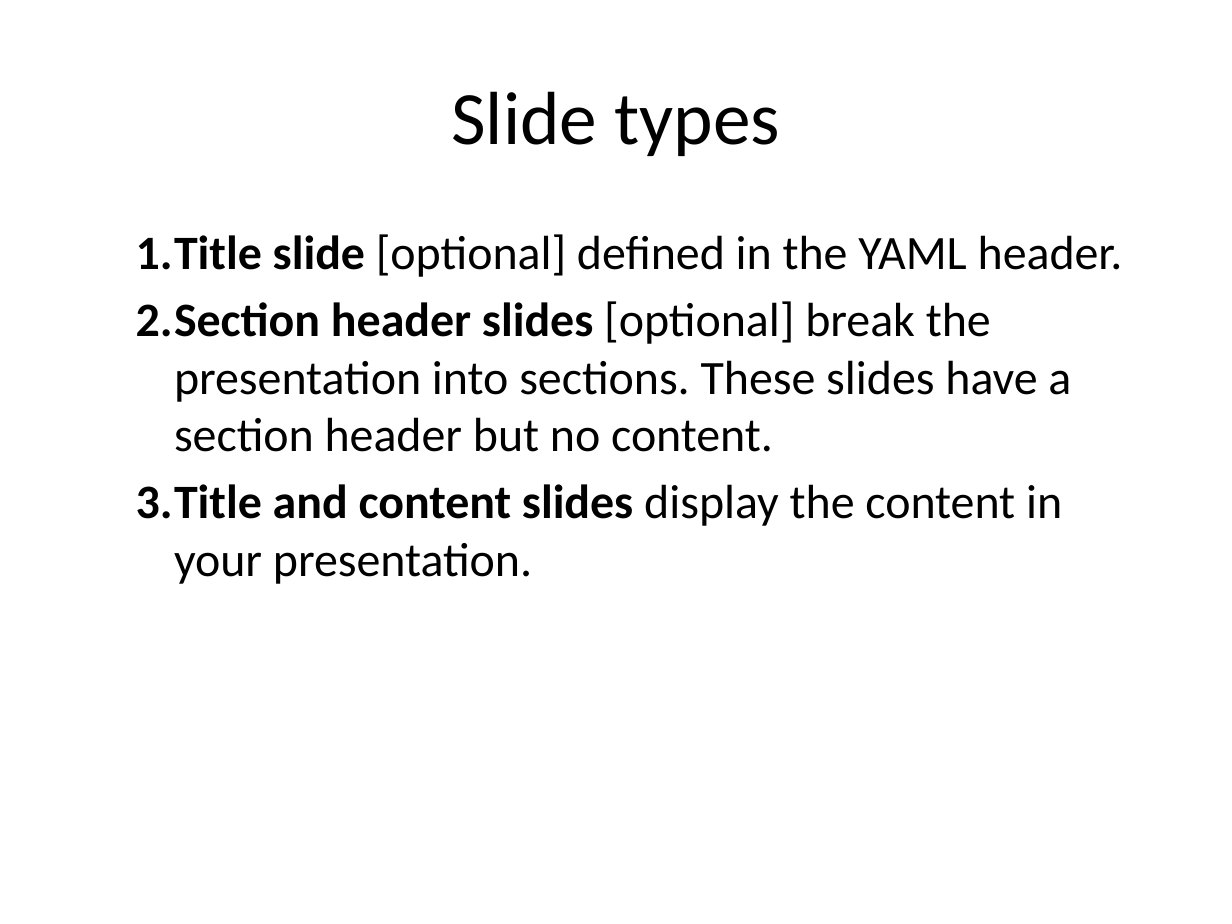
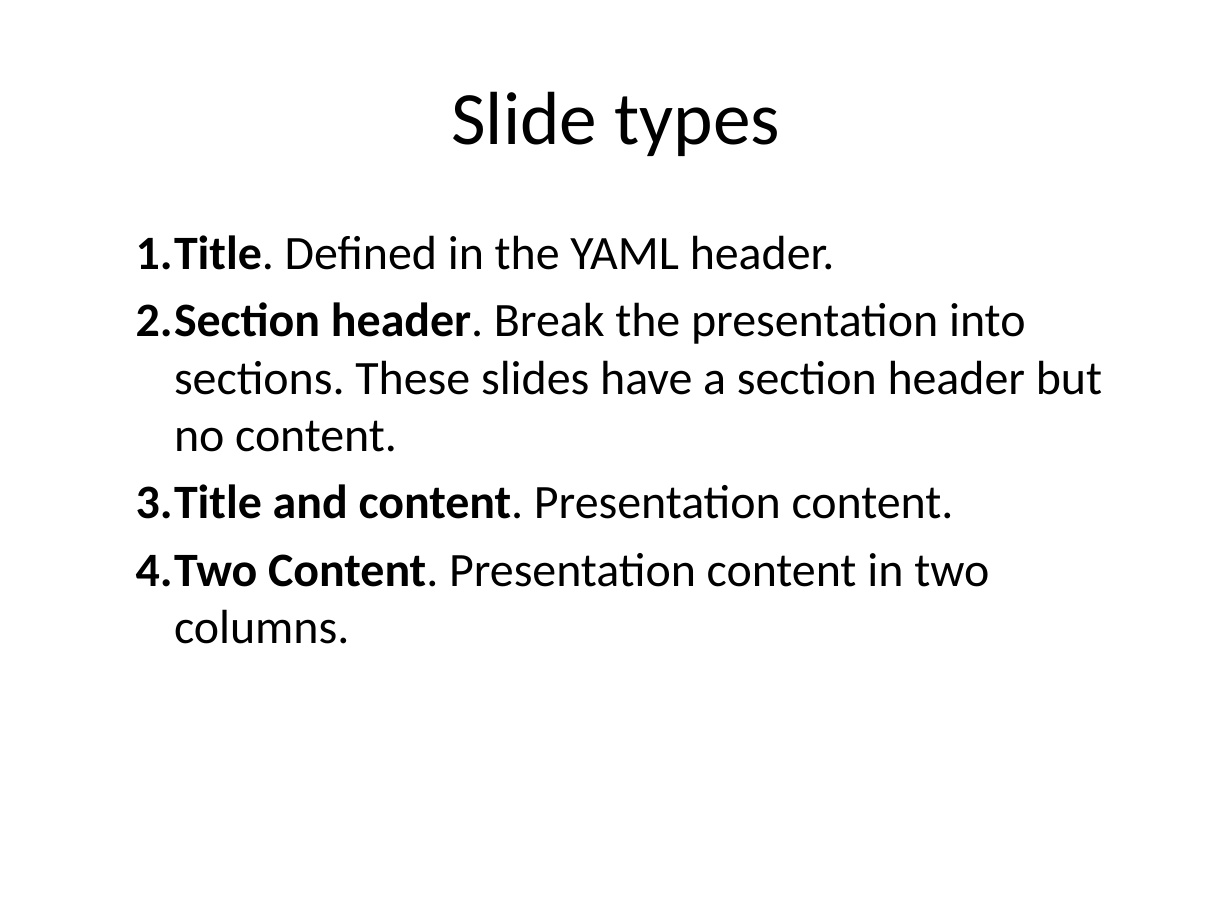
Before and after one commit to sol-eng/powerpoint, a slide deck: slide 1 of slide-level/slide-level.pptx. Drawn at 1232x924 pixels with LibreOffice and Linux fonts; fonts in the diff are those of the drawing. Boxes give left, top, right and bottom in pixels: in the first picture for what was removed or moved away, otherwise in the second. Text is boxed around its words. In the diff, an @@ line names an element or a change of style, - is before the commit and + after.

```diff
--- a/slide-level/slide-level.pptx
+++ b/slide-level/slide-level.pptx
@@ text at [136,235,1102,644]: text changed @@
-  1. Title slide [optional] defined in the YAML header.
-  2. Section header slides [optional] break the presentation into sections. These slides have a section header but no content.
-  3. Title and content slides display the content in your presentation.
+  1. Title. Defined in the YAML header.
+  2. Section header. Break the presentation into sections. These slides have a section header but no content.
+  3. Title and content. Presentation content.
+  4. Two Content. Presentation content in two columns.
```
Also in this commit, not shown: 28 other files.
